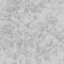
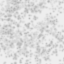
Comparing the layer stacks of the two 64 × 64 images. Changes:
painted on "Layer 1" over box(0, 0, 64, 64)
